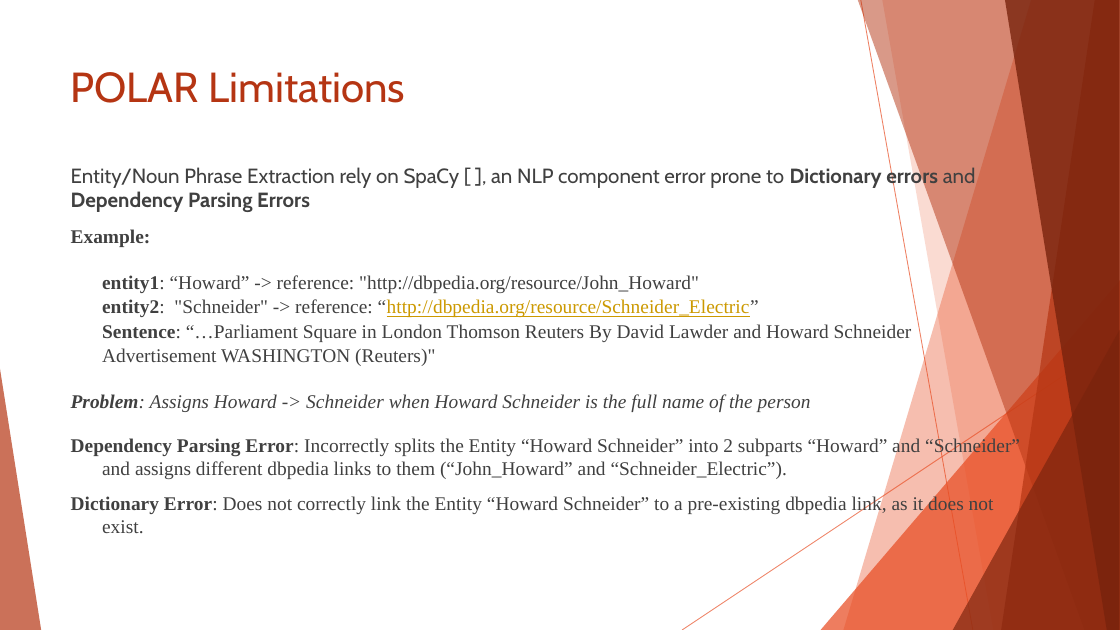
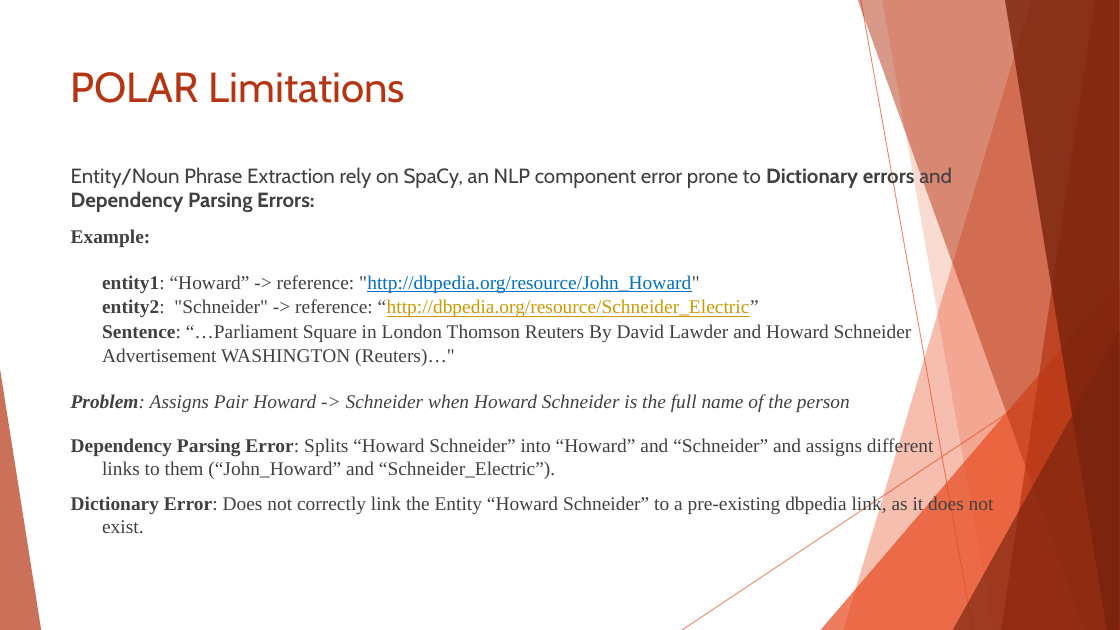
Before and after one commit to amodes01/ADE, a slide deck: slide 7 of Documentation/Thesis_Defend.PPTX (slide 6 before the commit). Drawn at 1120x630 pixels with LibreOffice and Linux fonts; fonts in the diff are those of the drawing. Boxes give left, top, right and bottom in pixels: in the first picture for what was removed or moved away, otherwise in the second. Text is boxed around its words. In the diff, an @@ line names an element or a change of style, - is before the commit and + after.

```diff
--- a/Documentation/Thesis_Defend.PPTX
+++ b/Documentation/Thesis_Defend.PPTX
@@ text at [71, 165, 952, 212]: text changed @@
-Entity/Noun Phrase Extraction rely on SpaCy [ ], an NLP component error prone to Dictionary errors and Dependency Parsing Errors
+Entity/Noun Phrase Extraction rely on SpaCy, an NLP component error prone to Dictionary errors and Dependency Parsing Errors:
@@ text at [71, 275, 934, 479]: text changed @@
-entity1: “Howard” -> reference: "http://dbpedia.org/resource/John_Howard"
-entity2: "Schneider" -> reference: “http://dbpedia.org/resource/Schneider_Electric”
-Sentence: “…Parliament Square in London Thomson Reuters By David Lawder and Howard Schneider Advertisement WASHINGTON (Reuters)"
-Problem: Assigns Howard -> Schneider when Howard Schneider is the full name of the person
-Dependency Parsing Error: Incorrectly splits the Entity “Howard Schneider” into 2 subparts “Howard” and “Schneider” and assigns different dbpedia links to them (“John_Howard” and “Schneider_Electric”).
+entity1: “Howard” -> reference: "http://dbpedia.org/resource/John_Howard"
+entity2: "Schneider" -> reference: “http://dbpedia.org/resource/Schneider_Electric”
+Sentence: “…Parliament Square in London Thomson Reuters By David Lawder and Howard Schneider Advertisement WASHINGTON (Reuters)…"
+Problem: Assigns Pair Howard -> Schneider when Howard Schneider is the full name of the person
+Dependency Parsing Error: Splits “Howard Schneider” into “Howard” and “Schneider” and assigns different
+links to them (“John_Howard” and “Schneider_Electric”).
```
Also in this commit, not shown: 14 other slides changed, 10 slides added, 7 slides removed, 3 other files.
